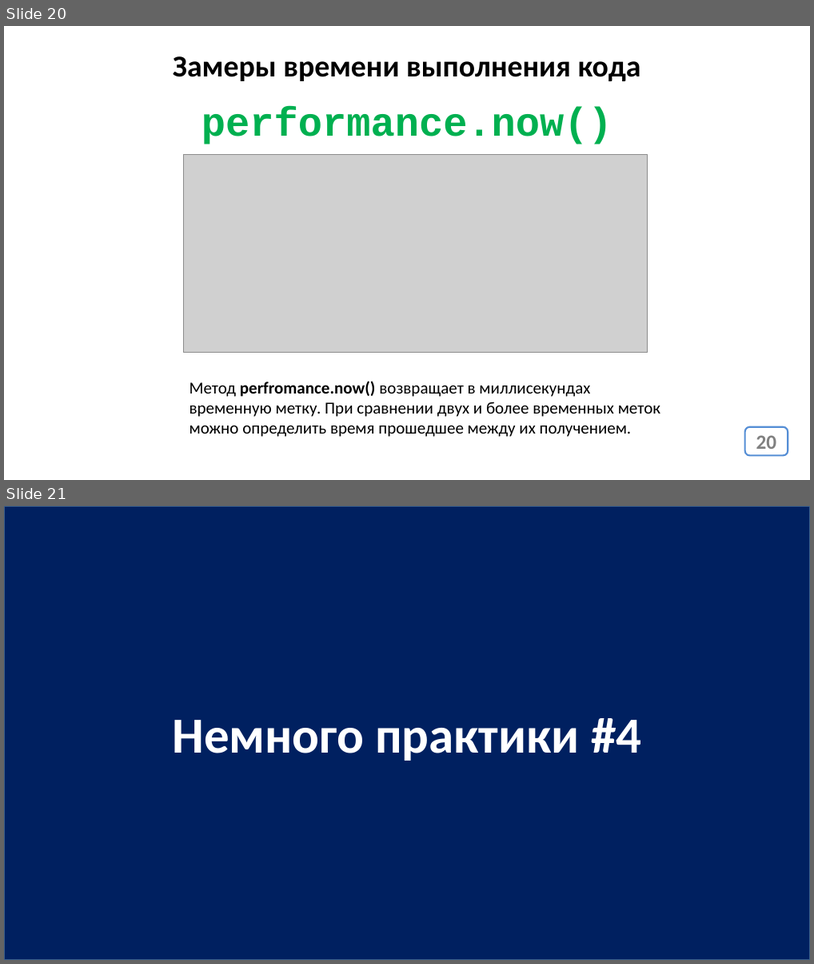
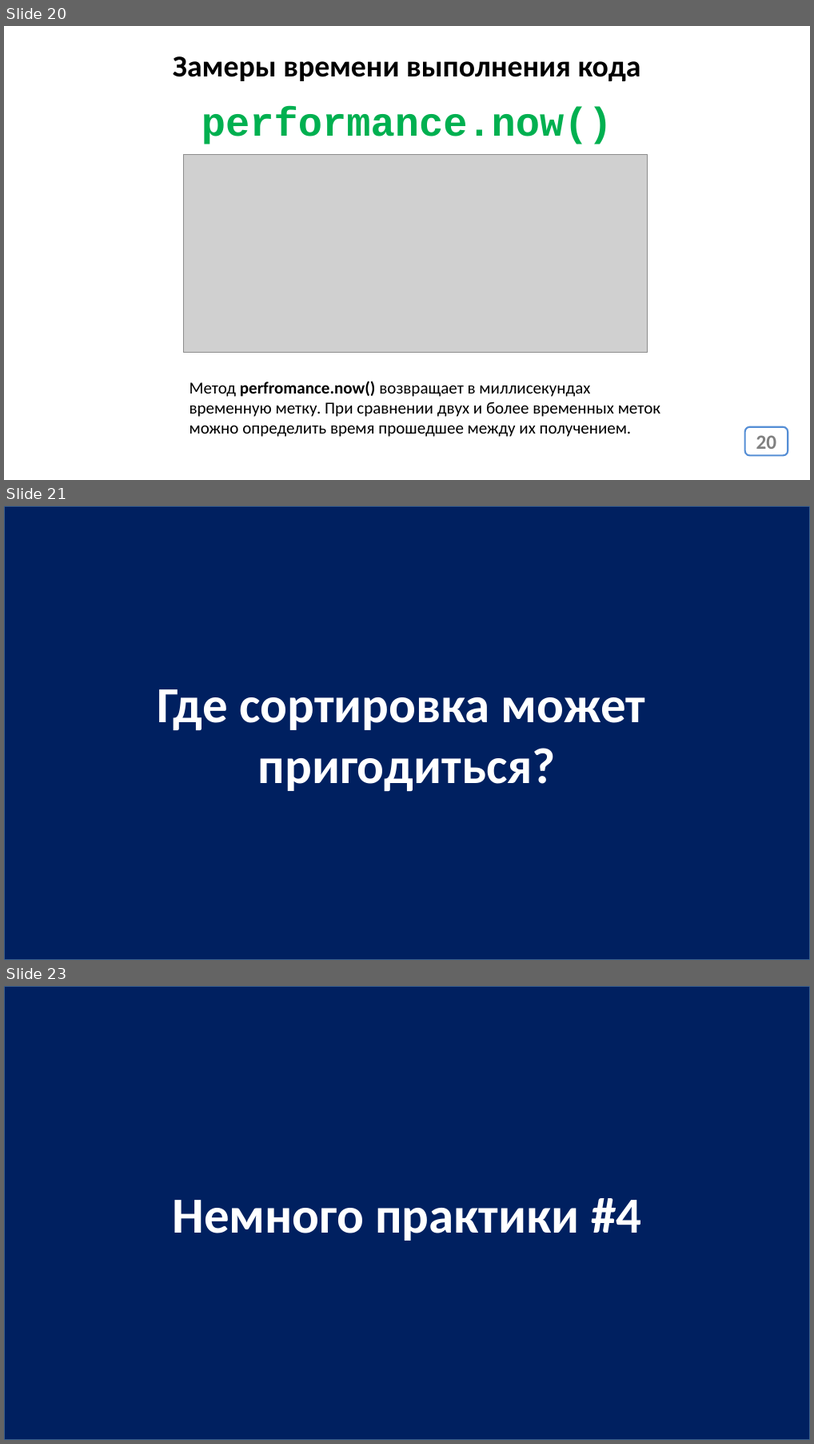
Before and after one commit to js-11-ort-dnipro/lesson03, a slide deck: lesson03.pptx. Shown one above the other, each under a label of ours: slides 20 and 21 before the commit, slides 20, 21 and 23 after it; the slides between them are not shown. The pictures are 814x964 and 814x1444 pixels, drawn with LibreOffice and Linux fonts; fonts in the diff are those of the drawing; grey boxes stand for pictures. Boxes give left, top, right and bottom in pixels: in the first picture for what was removed or moved away, otherwise in the second. Text is boxed around its words. In the diff, an @@ line names an element or a change of style, - is before the commit and + after.

```diff
--- a/lesson03.pptx
+++ b/lesson03.pptx
@@ slide 21 added at box(4, 506, 810, 960), background #FFFFFF @@
@@ rectangle added at box(4, 506, 810, 960), fill #002060, outline #3A5F8C 2 pt, 60 pt, text #FFFFFF, bold @@
+Где сортировка может
+пригодиться?
@@ what was slide 21 is now slide 23 @@
```
Also in this commit, not shown: 1 slide changed, 1 slide removed, 3 other files.
